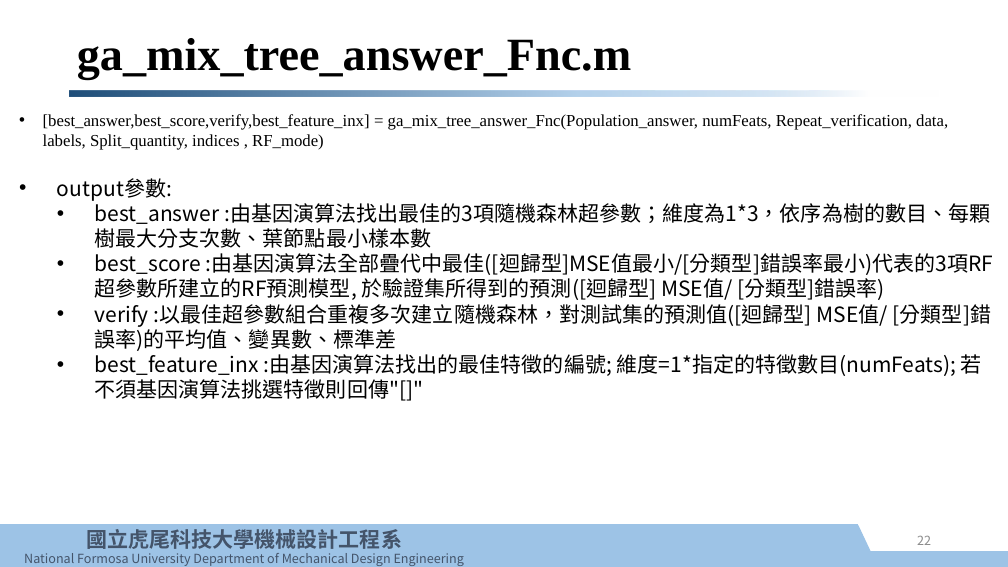
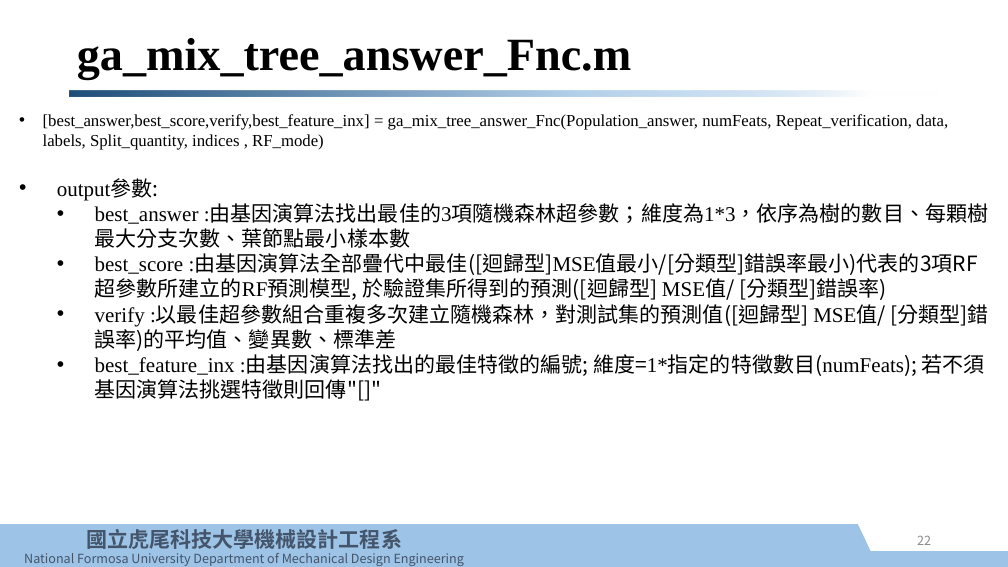
Before and after one commit to e970230/test, a slide deck: slide 22 of GA_RF/基因演算法控制隨機森林使用說明.pptx. Drawn at 1008x567 pixels with LibreOffice and Linux fonts; fonts in the diff are those of the drawing; background and template pictures are left out. Boxes give left, top, right and bottom in pixels: in the first picture for what was removed or moved away, otherwise in the second. Text is boxed around its words. In the diff, an @@ line names an element or a change of style, - is before the commit and + after.

```diff
--- a/GA_RF/基因演算法控制隨機森林使用說明.pptx
+++ b/GA_RF/基因演算法控制隨機森林使用說明.pptx
@@ text at (57,179,989,401): font Noto Sans CJK SC to Times New Roman in "output參數:", "best_answer :由基因演算法找出最佳的3項隨機森林超參數；維度為1*3，依序為樹的數目、每顆樹最大分支次數、葉 ...", "best_score :由基因演算法全部疊代中最佳([迴歸型]MSE值最小/[分類型]錯誤率最小)代表的3項RF超參數所 ...", "verify :以最佳超參數組合重複多次建立隨機森林，對測試集的預測值([迴歸型] MSE值/" and 1 more places @@
```
Also in this commit, not shown: 8 other slides changed, 8 other files.
